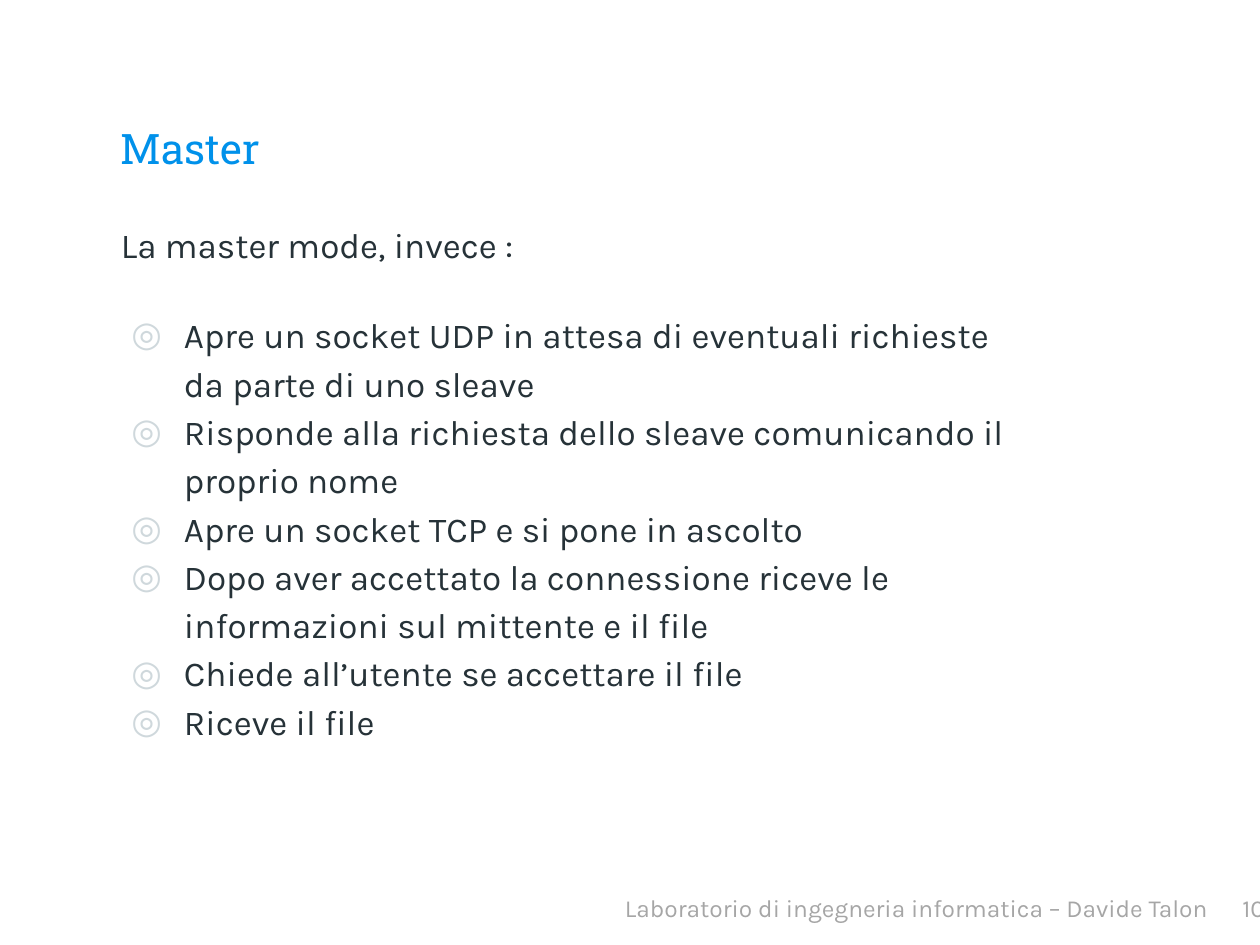
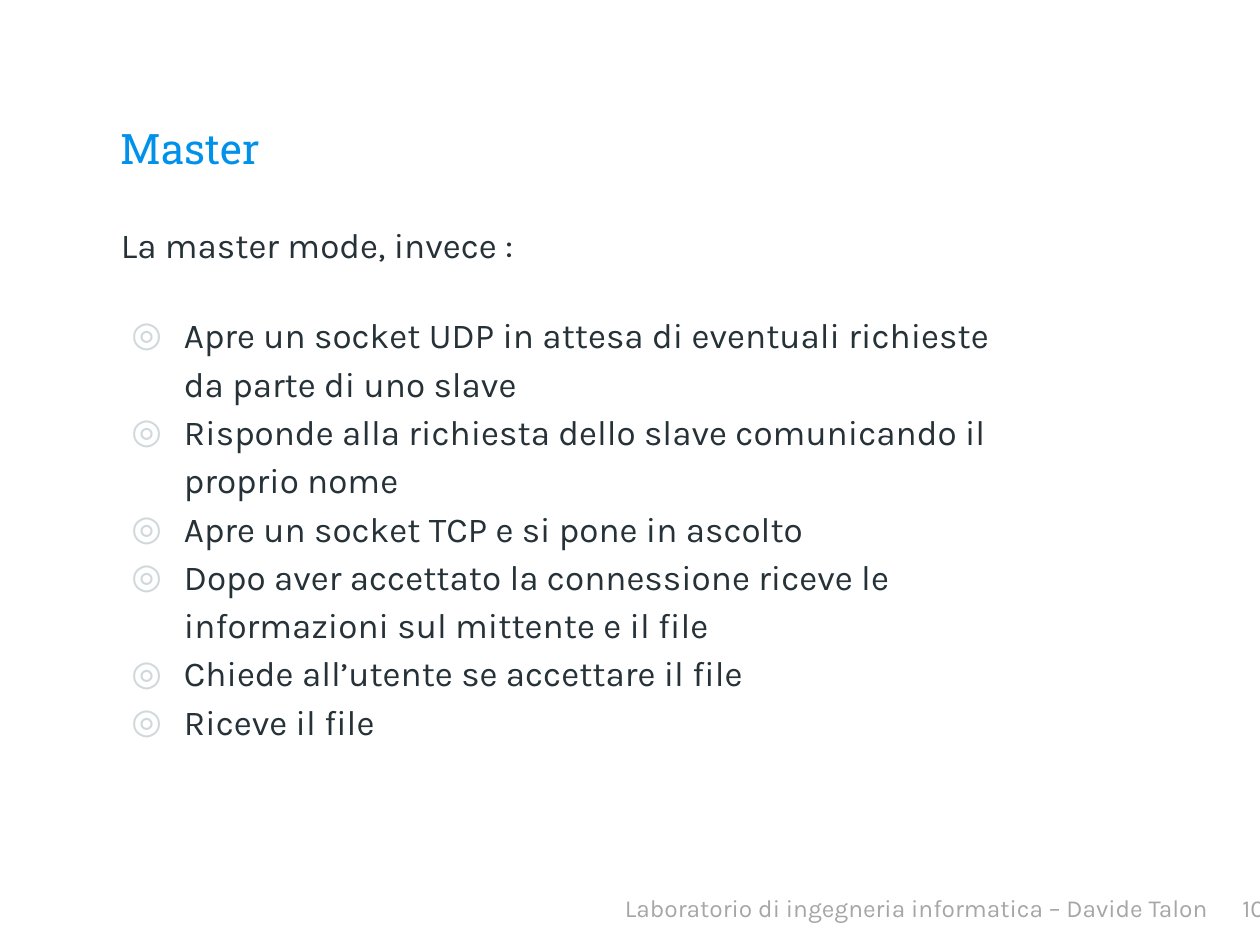
Before and after one commit to davidetalon/link, a slide deck: slide 11 of Presentation slides/Presentazione.pptx. Drawn at 1260x945 pixels with LibreOffice and Linux fonts; fonts in the diff are those of the drawing; background and template pictures are left out. Boxes give left, top, right and bottom in pixels: in the first picture for what was removed or moved away, otherwise in the second. Text is boxed around its words. In the diff, an @@ line names an element or a change of style, - is before the commit and + after.

Commit message:
SLAVE e non SLEAVE

```diff
--- a/Presentation slides/Presentazione.pptx
+++ b/Presentation slides/Presentazione.pptx
@@ text at bbox=[184, 324, 988, 502]: text changed @@
-◎ Apre un socket UDP in attesa di eventuali richieste da parte di uno sleave
-◎ Risponde alla richiesta dello sleave comunicando il proprio nome
+◎ Apre un socket UDP in attesa di eventuali richieste da parte di uno slave
+◎ Risponde alla richiesta dello slave comunicando il proprio nome
```
Also in this commit, not shown: 5 other slides changed, 1 other file.
